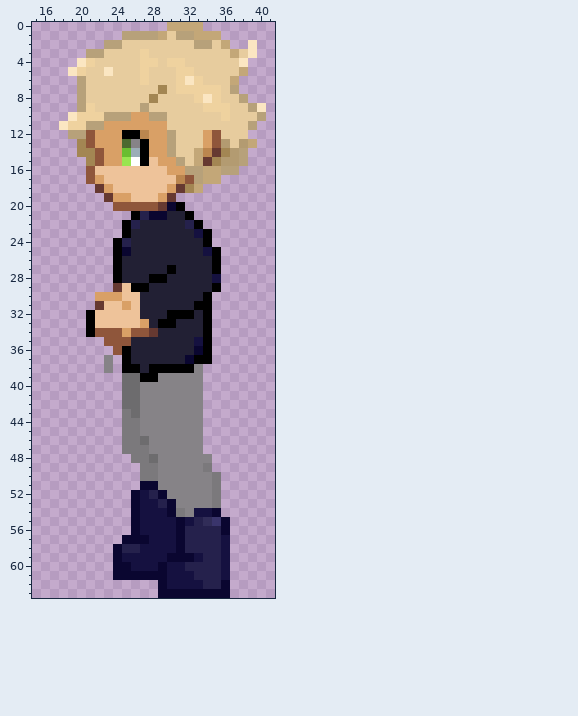
Edited in one commit: pixel-art sprite (Art/MainCharacter/main_ch_male_side_left_anim_pickaxe_2.png). Above: the version before the commit.
The file is 64x64 pixels. Colours within 5 levels of each other are drawn and written as one. Shown: x 15..41, y 0..63. The old version is drawn lined up with the new one.
New version:
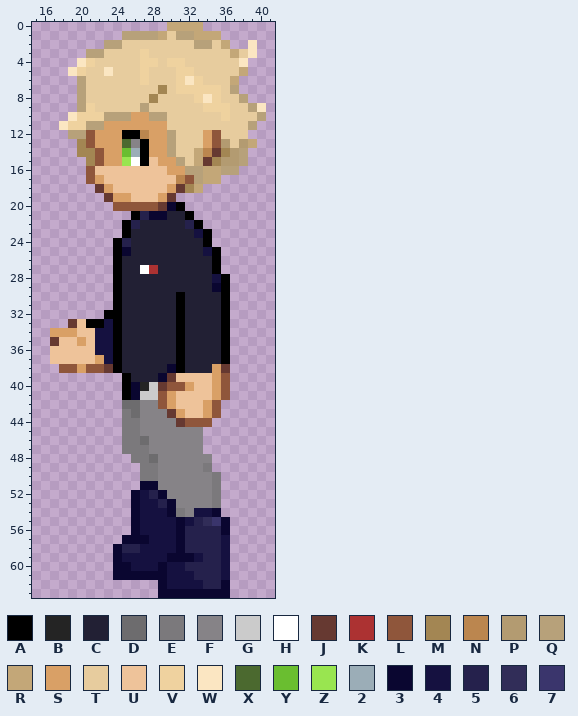
Palette (. is transparent): A #000000  B #242424  C #222034  D #6d6c6e  E #7b797c  F #868387  G #cbcbcb  H #ffffff  J #663931  K #ac3232  L #8f563b  M #a38653  N #bb864f  P #b39b71  Q #b7a17a  R #c3a778  S #d9a066  T #e7cc9e  U #eec39a  V #efd29f  W #fbe6c2  X #4b692f  Y #6abe30  Z #99e550  2 #9badb7  3 #0a0630  4 #151140  5 #25214c  6 #312d58  7 #3a356c
The edit:
whole drawing moved by -3,+0 (the old picture is shown already moved)
Changed rows in their new state; - is an unchanged pixel.
first column x 17:
27 ----------HK-C------
28 -----------CC------A
29 -------ACCC-------3A
30 -----..ACC----A--CCA
31 -----..ACC----A-CCCA
32 ----..AACC---C-C-CCA
33 --JU-A4ACCC-CCA--CCA
34 SSSUU44ACCCC--A--CCA
35 JUUSU44AC-----A-CCCA
36 UUUUU44AC-----A-CCCA
37 UUUUUS4AC-----ACCCCA
38 -LLSLLJACC-CC3-CCCSJ
39 --------ACCC3JUUUUSL
40 --------A3BGJLLSUUSL
41 --------A3GGLSUUUUSL
42 ------------LSUUUSL-
43 -------------JSUUSL-
44 --------------JLLL--
